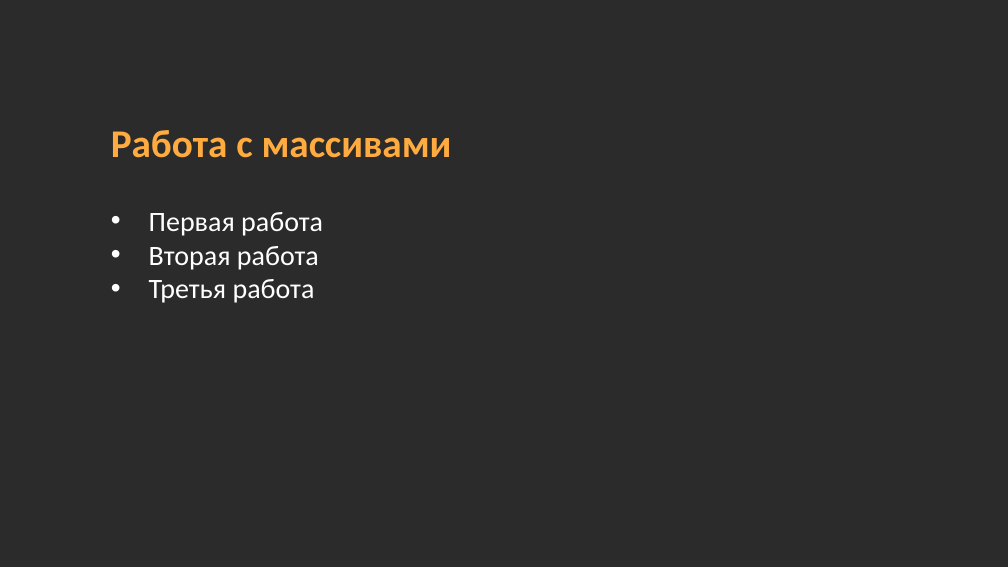
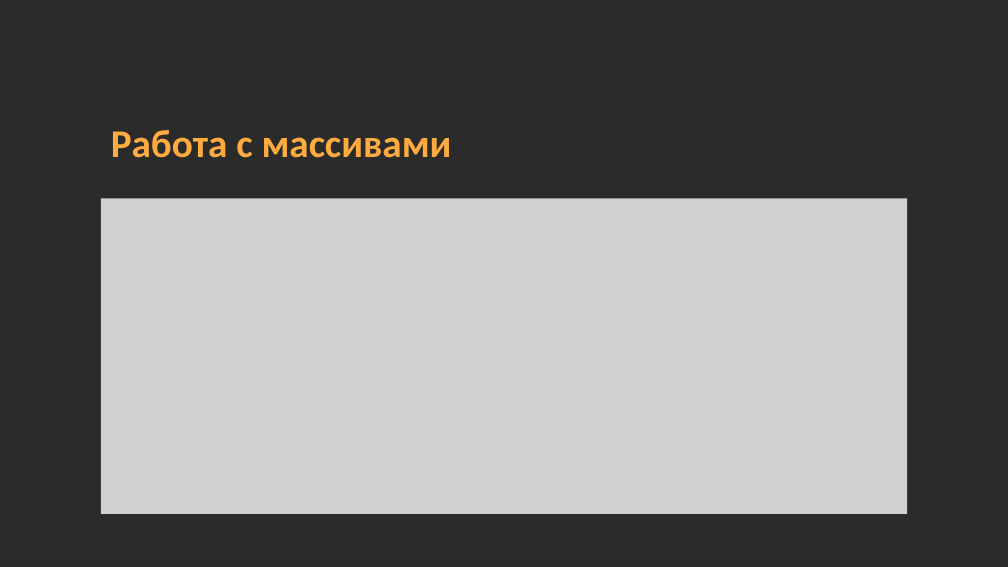
Before and after one commit to midnsun/mp2-2024-lab7-interpretator, a slide deck: slide 10 of Презентация_лабораторная_Интерпретатор_Загрядсков_Максим_Болтенков_Станислав_3823Б1ПМ1_1.pptx. Drawn at 1008x567 pixels with LibreOffice and Linux fonts; fonts in the diff are those of the drawing; grey boxes stand for pictures; background and template pictures are left out; a plain dark background stands for a picture behind light text. Boxes give left, top, right and bottom in pixels: in the first picture for what was removed or moved away, otherwise in the second. Text is boxed around its words. In the diff, an @@ line names an element or a change of style, - is before the commit and + after.

Commit message:
Changes to docx and pptx

```diff
--- a/Презентация_лабораторная_Интерпретатор_Загрядсков_Максим_Болтенков_Станислав_3823Б1ПМ1_1.pptx
+++ b/Презентация_лабораторная_Интерпретатор_Загрядсков_Максим_Болтенков_Станислав_3823Б1ПМ1_1.pptx
@@ picture added at box(101, 199, 907, 514) @@
@@ text removed at box(149, 212, 323, 303) @@
-• Первая работа
-• Вторая работа
-• Третья работа
```
Also in this commit, not shown: 1 other file.
